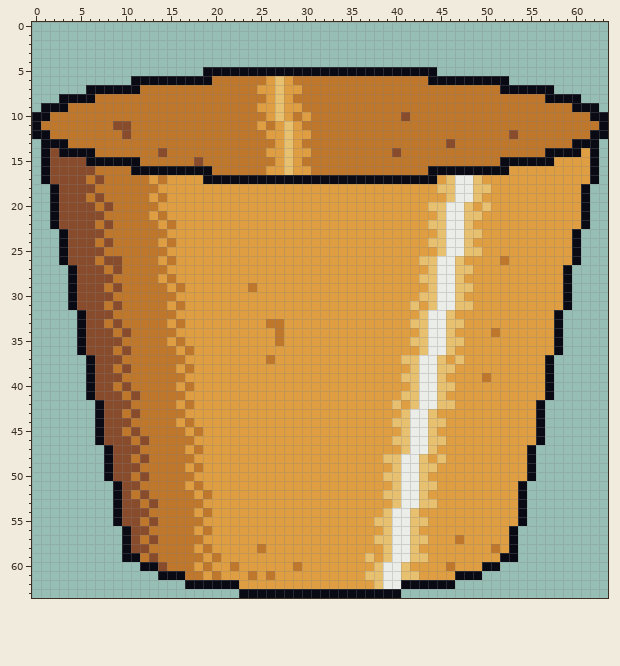
Pixel-art file, stored at Sprites/bucket.aseprite. This is how it looked before the edit.
64x64 pixels, 1 frame.
After the commit:
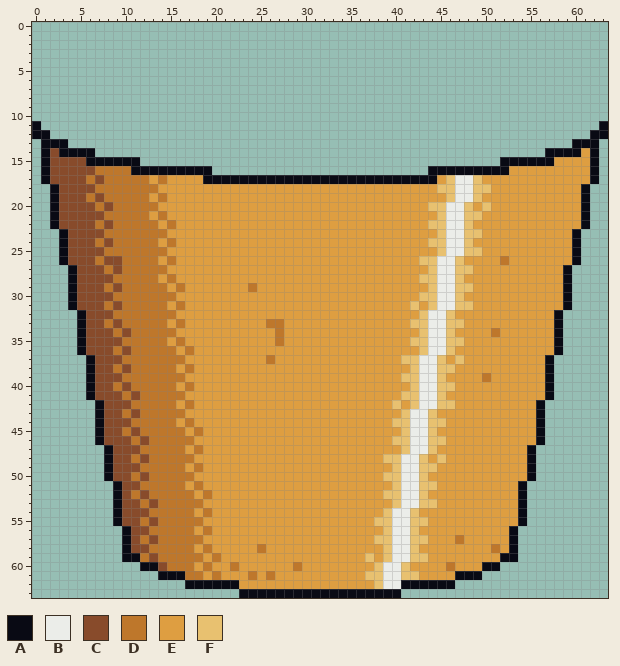
Palette (. is transparent): A #090a14  B #ebede9  C #884b2b  D #be772b  E #de9e41  F #e8c170
The exact change:
layer "Layer 1" removed
@@ x 0..63 @@
  4 ................................................................
- 5 ...................AAAAAAAAAAAAAAAAAAAAAAAAAA...................
- 6 ...........AAAAAAAAADDDDDDEFEDDDDDDDDDDDDDDDAAAAAAAAA...........
- 7 ......AAAAAADDDDDDDDDDDDDEEFEEDDDDDDDDDDDDDDDDDDDDDDAAAAAA......
- 8 ...AAAADDDDDDDDDDDDDDDDDDDEFEDDDDDDDDDDDDDDDDDDDDDDDDDDDDAAAA...
- 9 .AAADDDDDDDDDDDDDDDDDDDDDEEFEEDDDDDDDDDDDDDDDDDDDDDDDDDDDDDDAAA.
-10 AADDDDDDDDDDDDDDDDDDDDDDDDEFEDEDDDDDDDDDDCDDDDDDDDDDDDDDDDDDDDAA
-11 ADDDDDDDDCCDDDDDDDDDDDDDDEDEFEDDDDDDDDDDDDDDDDDDDDDDDDDDDDDDDDDA
-12 AADDDDDDDDCDDDDDDDDDDDDDDDEEFEEDDDDDDDDDDDDDDDDDDDDDDCDDDDDDDDAA
-13 .AAADDDDDDDDDDDDDDDDDDDDDDDEFEDDDDDDDDDDDDDDDDCDDDDDDDDDDDDDAAA.
-14 .ACAAAADDDDDDDCDDDDDDDDDDDEEFEEDDDDDDDDDCDDDDDDDDDDDDDDDDAAAAEA.
-15 .ACCCCAAAAAADDDDDDCDDDDDDDDEFEDDDDDDDDDDDDDDDDDDDDDDAAAAAAEEEEA.
-16 .ACCCCCDDDDAAAAAAAAADDDDDDEEFEEDDDDDDDDDDDDDAAAAAAAAAEEEEEEEEEA.
+ 5 ................................................................
+ 6 ................................................................
+ 7 ................................................................
+ 8 ................................................................
+ 9 ................................................................
+10 ................................................................
+11 A..............................................................A
+12 AA............................................................AA
+13 .AAA........................................................AAA.
+14 .ACAAAA..................................................AAAAEA.
+15 .ACCCCAAAAAA........................................AAAAAAEEEEA.
+16 .ACCCCCDDDDAAAAAAAAA........................AAAAAAAAAEEEEEEEEEA.
 17 .ACCCCDCDDDDDEDEEEEAAAAAAAAAAAAAAAAAAAAAAAAAAEFBBFEEEEEEEEEEEEA.
Changed places in both pictures, as pixel boxes (x1, y1, x2, y2):
erased: (32, 67, 608, 175)
